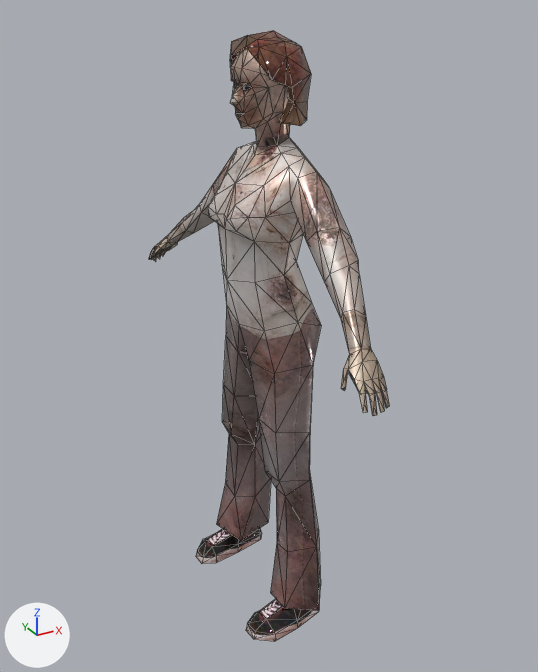
The glTF model visualization/3D/models/3DRT/zombie_female1_text7_lunwalk.glb: old version first, new version second.
Both versions are drawn from a 50 mm lens placed at (-10.44, -18.71, 18.79), pointed at (-0.11, 0.08, 9.4). The axes (+X, +Y, +Z) are drawn at lower left. The lights are the same throughout. Mesh edges are drawn as thin lines.

In view in the first picture: 'female_zomb_v1.ms3d.m'.
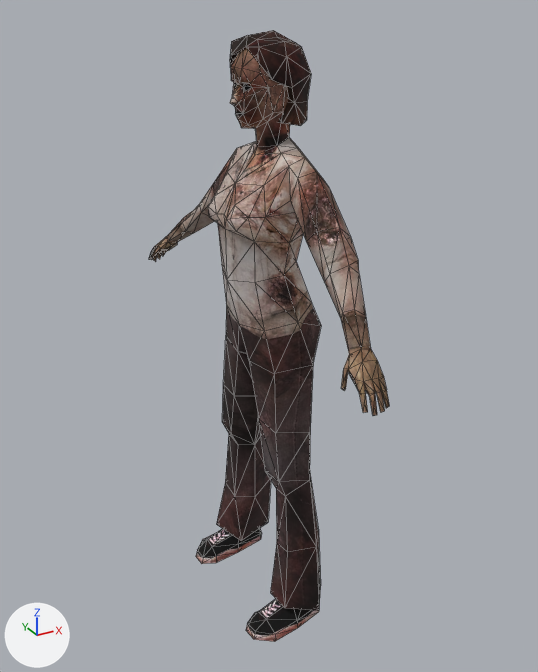
What changed in the scene script:
```text
Change img_zomb_f_07:
    img_zomb_f_07: load_image('zomb-f_07', '_unpacked/zomb-f_07', 1024, 1024, 'Non-Color') -> load_image('zomb-f_07', '_unpacked/zomb-f_07', 1024, 1024, 'sRGB')
Change mat_zombie:
    where n0 = _N.new('ShaderNodeBsdfPrincipled'); n0.name = 'Principled BSDF'
    add n0.inputs[2].default_value = 1.0  # 'Roughness'
    remove n3 = _N.new('ShaderNodeSeparateColor'); n3.name = 'Separate Color'
    remove n4 = _N.new('ShaderNodeTexImage'); n4.name = 'Image Texture.001'
    remove n4.image = img_zomb_f_07
    remove _L.new(n3.outputs[2], n0.inputs[1])  # 'Blue' to 'Metallic'
    remove _L.new(n3.outputs[1], n0.inputs[2])  # 'Green' to 'Roughness'
    remove _L.new(n4.outputs[0], n3.inputs[0])  # 'Color' to 'Color'
```

What differs and where, as boxes (x1, y1, x2, y2) in the pictures (538 x 672 px):
'female_zomb_v1.ms3d.m', surface changed: (149, 30, 390, 642) in both
